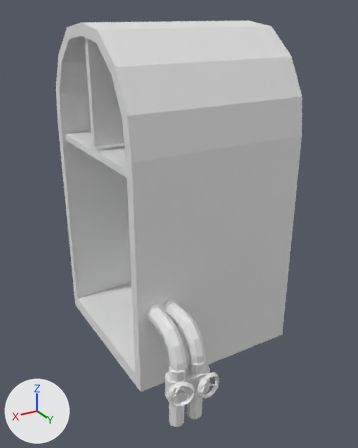
Two versions of the Blender file assets/Placeholders/models/Untitled.blend, one commit apart.
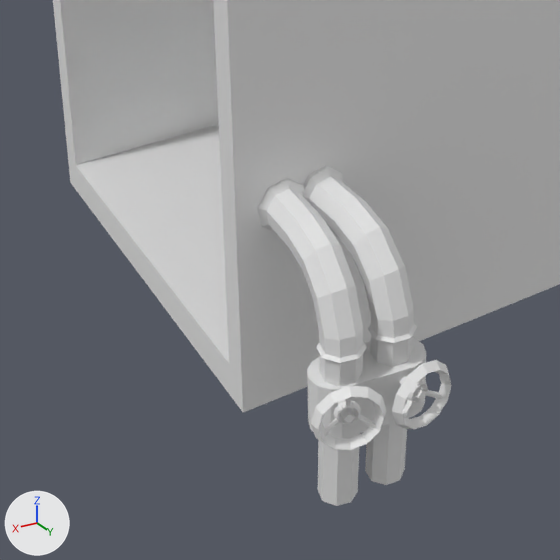
Old and new are each drawn whole from a camera (50 mm lens) standing at (2.8, 4.8, 1.99) and looking at (0.17, 0.42, -0.21) and again close up on the part from 14% to 73% of the width and 53% to 100% of the height. Lighting does not change. The marker at lower left points along +X, +Y and +Z.

Objects in the first close-up: 'Cube', 'generator_v8.001'.
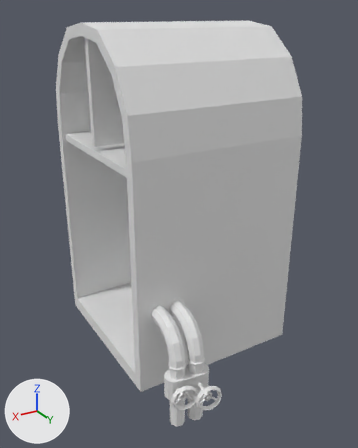
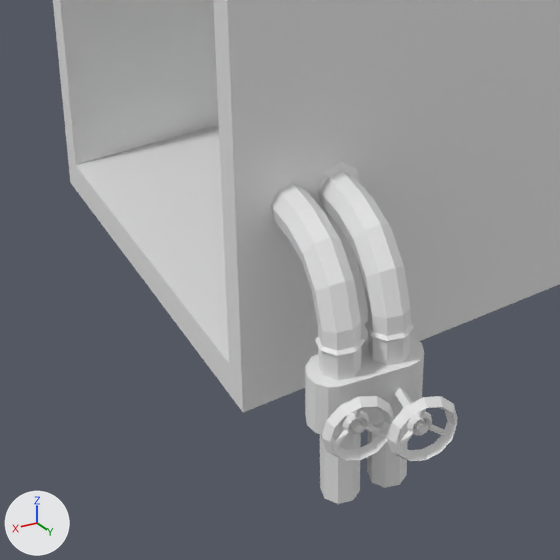
Diff of the bpy script that builds the scene:
```diff
--- a/assets/Placeholders/models/Untitled.blend.py
+++ b/assets/Placeholders/models/Untitled.blend.py
@@ me_generator_v8_001 @@
 # used by ob_generator_v8_001; location = (0.729, 1.491, -1.23); rotation_euler = (0.0, 0.0, 1.354), in degrees (0, 0, 78)
-me_generator_v8_001.from_pydata(...)  # 408 vertices, 780 faces; spans x -0.554..0.231, y -0.284..0.296, z -0.663..0.499
+me_generator_v8_001.from_pydata(...)  # 208 vertices, 196 faces; spans x 0.008..0.297, y -0.23..0.273, z -0.317..-0.026
+# me_generator_v8_001 part 1: the loose piece of 36 vertices spanning x 0.172..0.229, y -0.264..0.017, z -0.255..0.026 is rebuilt with 36 vertices and now spans x 0.185..0.228, y -0.23..0.051, z -0.308..-0.026
+# me_generator_v8_001 part 2: a new loose piece of 50 vertices spanning x 0.226..0.282, y 0.023..0.244, z -0.243..-0.125
+# me_generator_v8_001 part 3: a new loose piece of 50 vertices spanning x 0.16..0.213, y -0.199..0.022, z -0.234..-0.116
+# me_generator_v8_001 part 4: a new loose piece of 36 vertices spanning x 0.248..0.297, y -0.007..0.273, z -0.317..-0.036
+# me_generator_v8_001 part 5: 6 loose pieces with 250 vertices, spanning x -0.554..0.212, y -0.284..0.27, z -0.663..0.499, are deleted
+# me_generator_v8_001 part 6
+# 122 vertices are removed from x -0.129..0.231, y -0.234..0.296, z -0.298..0.026
+# 232 faces are deleted
+# 30 vertices are added at x 0.008..0.274, y -0.116..0.155, z -0.198..-0.053
+# 6 new vertices lie (0.031, 0.001, 0.082) away from vertices in x 0.162..0.244, y -0.098..0.125, z -0.141..-0.126
+# 28 new faces join them
@@ ob_generator_v8_004 @@
+ob_generator_v8_004 = bpy.data.objects.new('generator_v8.004', me_generator_v8_004)  # 88 vertices, 86 faces; spans x -0.559..0.05, y -0.039..0.206, z -0.664..0.499
+ob_generator_v8_004.location = (0.732, 1.483, -1.23)
+ob_generator_v8_004.rotation_euler = (0.00181, -0.00914, 1.357)  # degrees (0.1, -0.5, 78)
@@ ob_generator_v8_003 @@
+ob_generator_v8_003 = bpy.data.objects.new('generator_v8.003', me_generator_v8_003)  # 88 vertices, 86 faces; spans x -0.54..0.069, y -0.257..-0.006, z -0.664..0.499
+ob_generator_v8_003.location = (0.721, 1.483, -1.23)
+ob_generator_v8_003.rotation_euler = (0.00204, -0.00919, 1.365)  # degrees (0.1, -0.5, 78)
@@ ob_generator_v8_002 @@
+ob_generator_v8_002 = bpy.data.objects.new('generator_v8.002', me_generator_v8_002)  # 28 vertices, 16 faces; spans x -0.149..0.077, y -0.221..0.248, z -0.301..-0.06
+ob_generator_v8_002.location = (0.729, 1.491, -1.23)
+ob_generator_v8_002.rotation_euler = (0.0, 0.0, 1.354)  # degrees (0, 0, 78)
```

Where the change shows, as pixel boxes [x1, y1, x2, y2] in the close-ups (560 x 560 px):
'generator_v8.001', reshaped: before [258, 166, 452, 506]; after [322, 388, 458, 461]
'generator_v8.003', added: after [271, 184, 365, 504]
'generator_v8.004', added: after [317, 162, 414, 488]
'generator_v8.002', added: after [305, 335, 424, 436]
part 1 of me_generator_v8_001, rebuilt (6% narrower): before [310, 386, 387, 450]; after [322, 396, 394, 461]
part 2 of me_generator_v8_001, added: after [400, 412, 448, 450]
part 3 of me_generator_v8_001, added: after [335, 411, 385, 449]
part 4 of me_generator_v8_001, added: after [387, 396, 458, 461]
part 5 of me_generator_v8_001, deleted: before [258, 166, 443, 506]
part 6 of me_generator_v8_001, cut back: before [307, 338, 452, 438]; after [346, 388, 429, 434]
